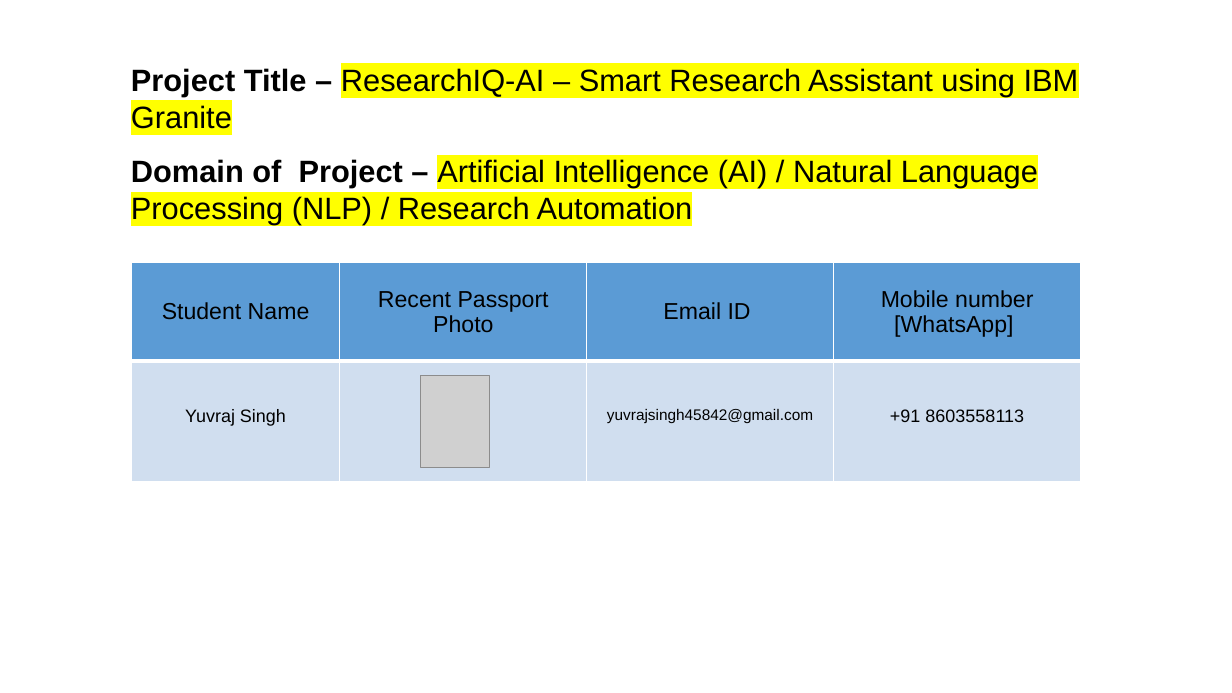
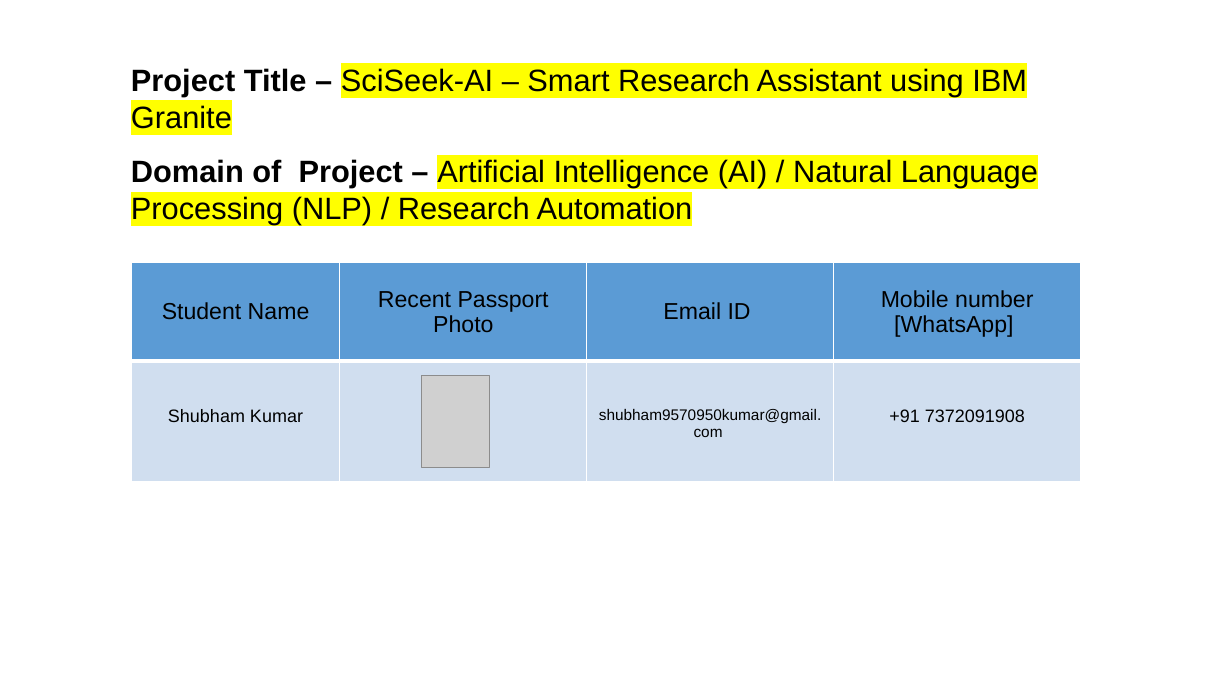
Before and after one commit to shubham9570/SciSeek, a slide deck: slide 2 of project_presentation.pptx. Drawn at 1232x693 pixels with LibreOffice and Linux fonts; fonts in the diff are those of the drawing; grey boxes stand for pictures. Boxes give left, top, right and bottom in pixels: in the first picture for what was removed or moved away, otherwise in the second. Text is boxed around its words. In the diff, an @@ line names an element or a change of style, - is before the commit and + after.

```diff
--- a/project_presentation.pptx
+++ b/project_presentation.pptx
@@ text at bbox=[131, 68, 1027, 129]: text changed @@
-Project Title – ResearchIQ-AI – Smart Research Assistant using IBM Granite
+Project Title – SciSeek-AI – Smart Research Assistant using IBM Granite
@@ table at bbox=[131, 262, 1080, 482] @@
-row 2: Yuvraj Singh |  | yuvrajsingh45842@gmail.com | +91 8603558113
+row 2: Shubham Kumar |  | shubham9570950kumar@gmail.com | +91 7372091908
```
Also in this commit, not shown: 1 other slide changed, 2 other files.
